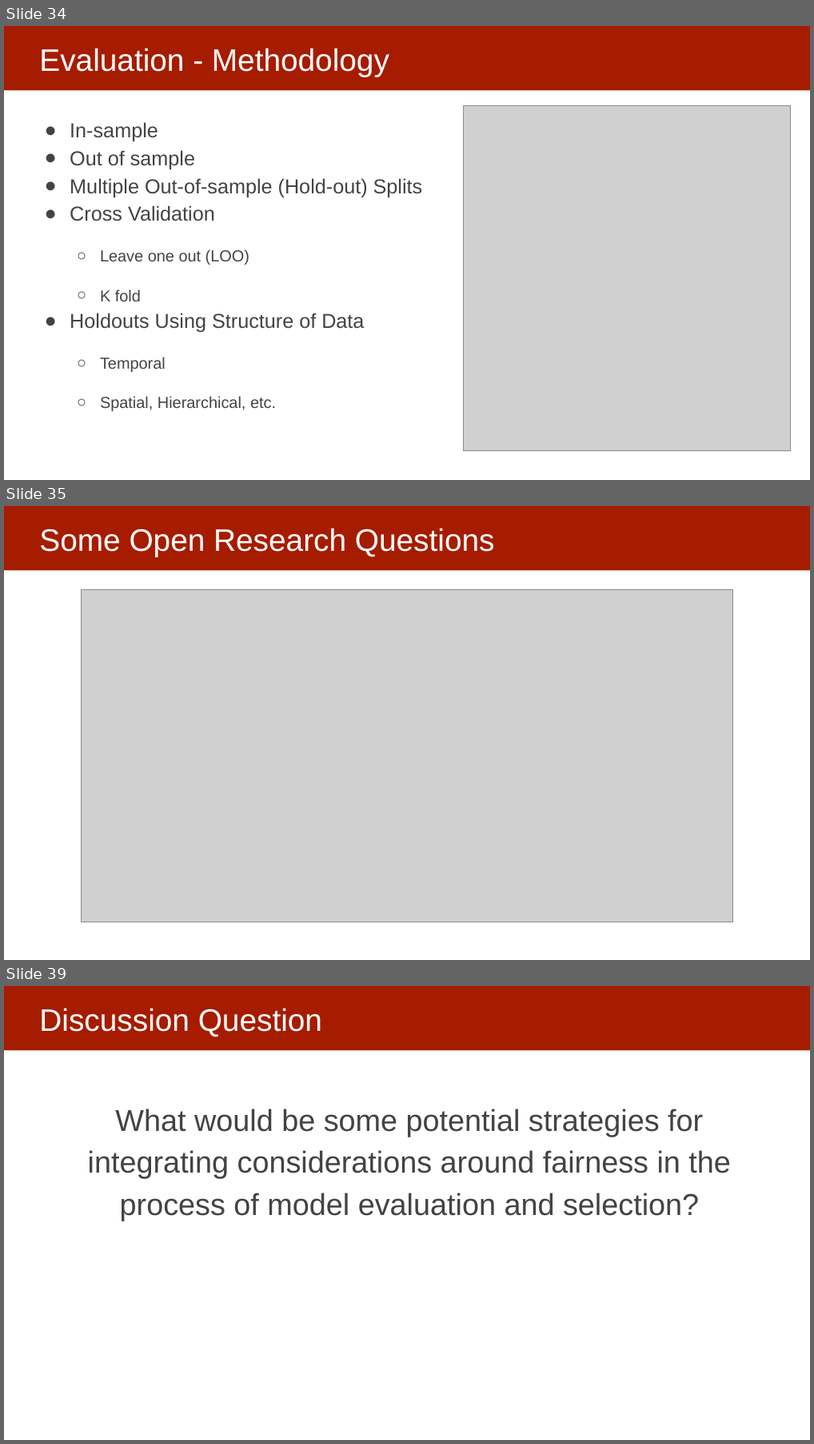
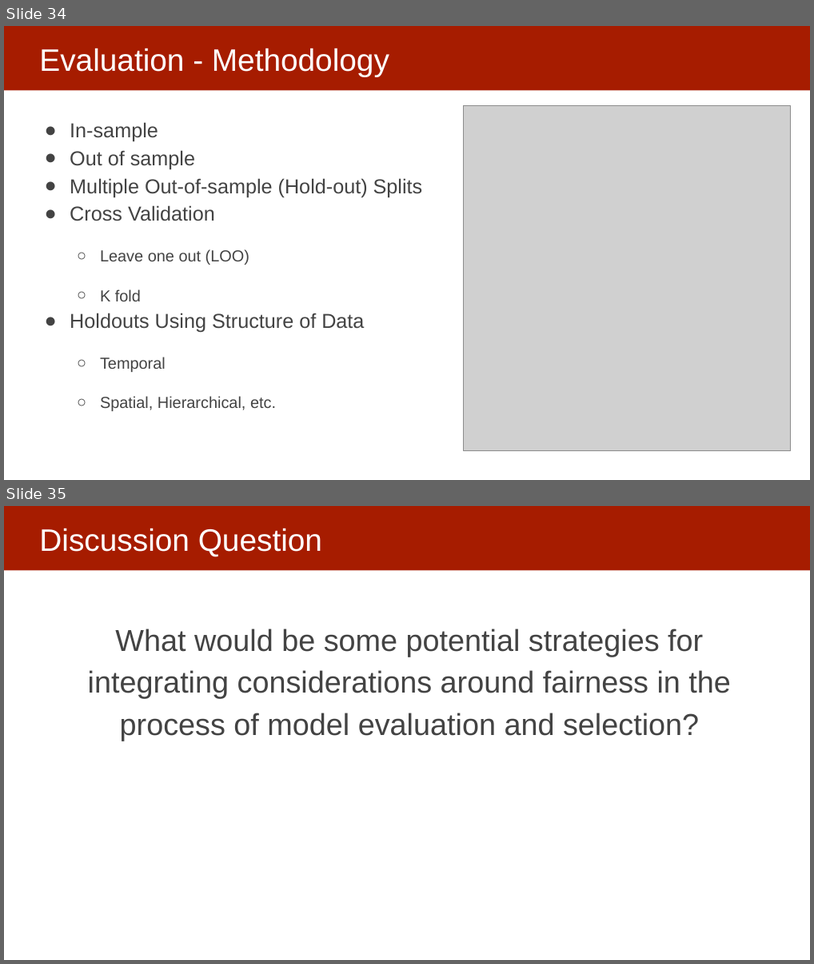
Before and after one commit to dssg/mlforpublicpolicylab, a slide deck: Lectures/11-model-selection-and-validation-part-2.pptx. Shown one above the other, each under a label of ours: slides 34, 35 and 39 before the commit, slides 34 and 35 after it; the slides between them are not shown. The pictures are 814x1444 and 814x964 pixels, drawn with LibreOffice and Linux fonts; fonts in the diff are those of the drawing; grey boxes stand for pictures. Boxes give left, top, right and bottom in pixels: in the first picture for what was removed or moved away, otherwise in the second. Text is boxed around its words. In the diff, an @@ line names an element or a change of style, - is before the commit and + after.

```diff
--- a/Lectures/11-model-selection-and-validation-part-2.pptx
+++ b/Lectures/11-model-selection-and-validation-part-2.pptx
@@ slide 35 removed at bbox=[4, 506, 810, 960], background #FFFFFF; not listed: 1 template element that a slide beside it also shows @@
@@ title removed at bbox=[39, 528, 495, 556] @@
-Some Open Research Questions
@@ picture removed at bbox=[82, 589, 734, 922] @@
@@ what was slide 39 is now slide 35 @@
```
Also in this commit, not shown: 4 slides changed, 3 other slides removed, 1 other file.
